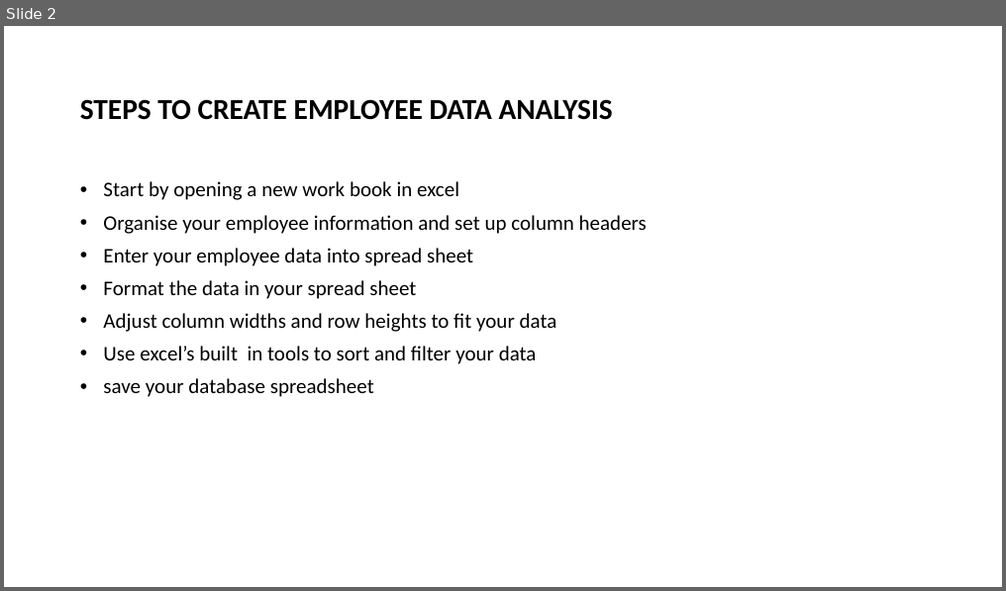
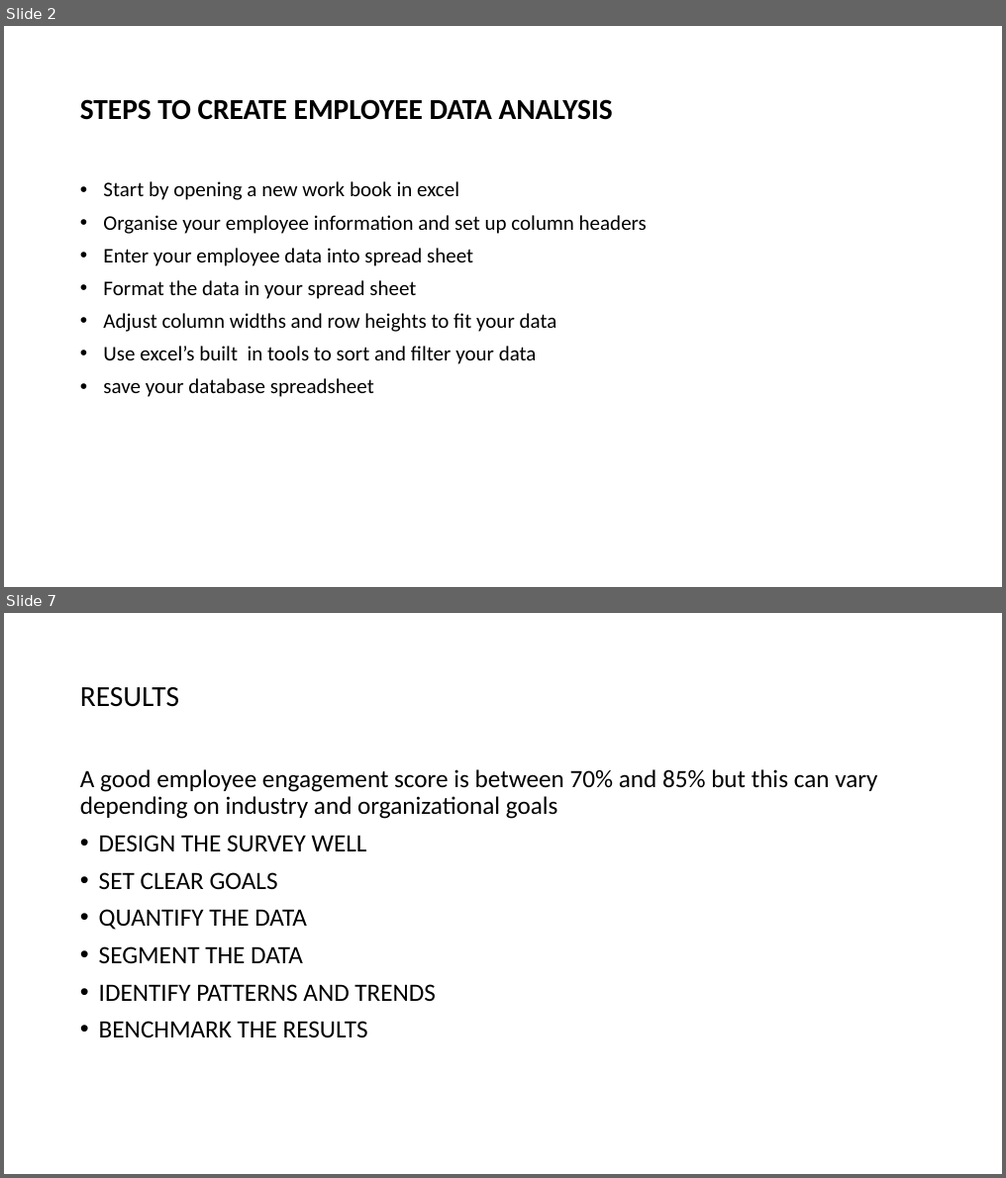
Before and after one commit to Ilakiya-dilli/122202491nanmudhalvan-project, a slide deck: EMPLOYEE DATA BASE.pptx. Shown one above the other, each under a label of ours: slide 2 before the commit, slides 2 and 7 after it; the slides between them are not shown. The pictures are 1006x591 and 1006x1178 pixels, drawn with LibreOffice and Linux fonts; fonts in the diff are those of the drawing. Boxes give left, top, right and bottom in pixels: in the first picture for what was removed or moved away, otherwise in the second. Text is boxed around its words. In the diff, an @@ line names an element or a change of style, - is before the commit and + after.

```diff
--- a/EMPLOYEE DATA BASE.pptx
+++ b/EMPLOYEE DATA BASE.pptx
@@ slide 7 added at <box>4,613,1002,1174</box>, background #FFFFFF @@
@@ title added at <box>80,687,179,707</box>, 28 pt, text #000000 @@
+RESULTS
@@ text added at <box>80,769,877,1038</box>, 24 pt, text #000000 @@
+A good employee engagement score is between 70% and 85% but this can vary depending on industry and organizational goals
+• DESIGN THE SURVEY WELL
+• SET CLEAR GOALS
+• QUANTIFY THE DATA
+• SEGMENT THE DATA
+• IDENTIFY PATTERNS AND TRENDS
+• BENCHMARK THE RESULTS
```
Also in this commit, not shown: 1 slide changed, 6 other slides added.
